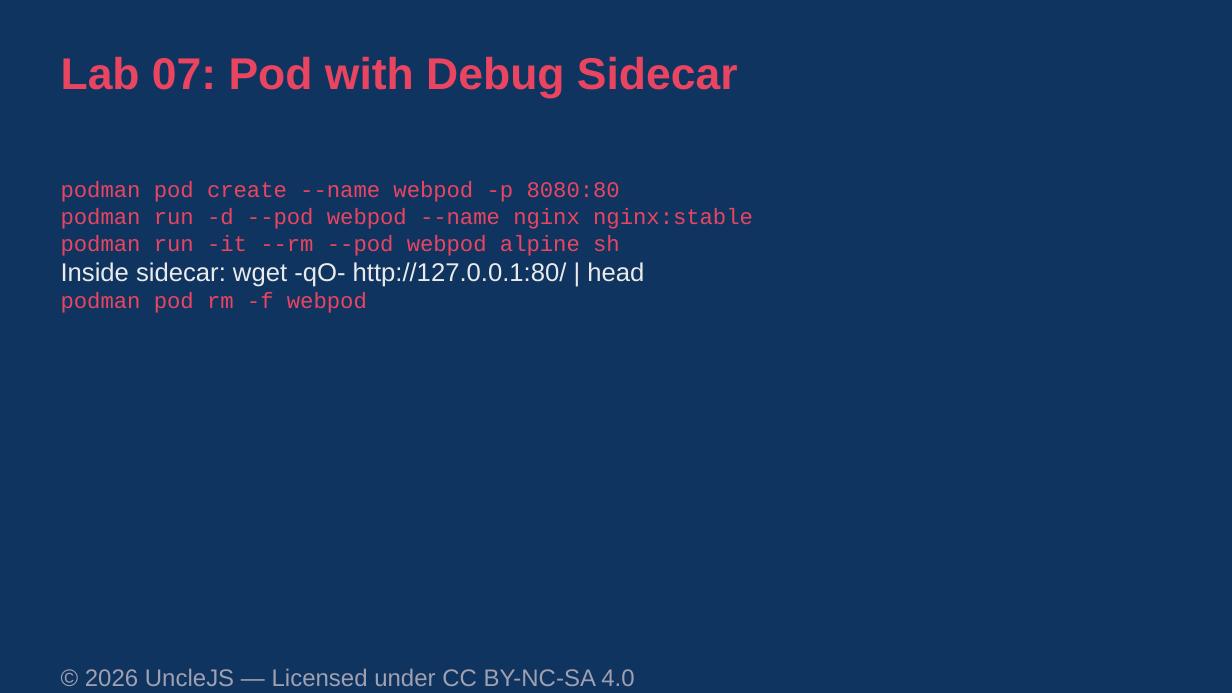
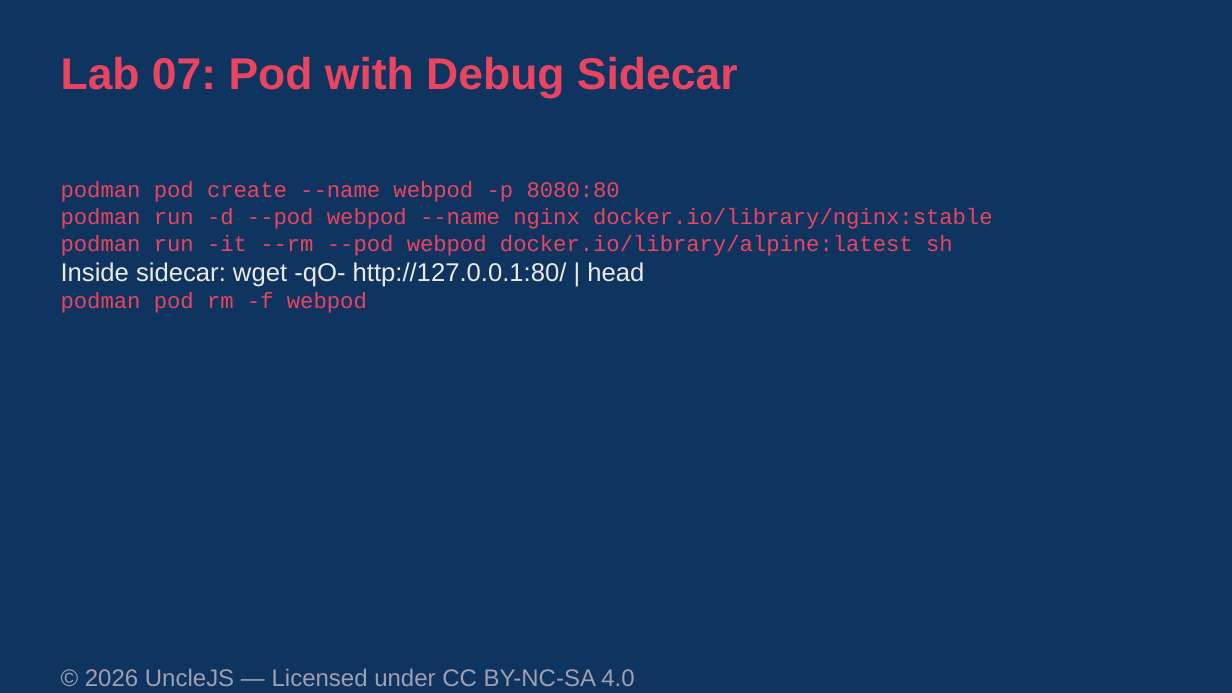
Before and after one commit to UncleJS/course_podman, a slide deck: slide 3 of slides/07-pods.odp. Drawn at 1232x693 pixels with LibreOffice and Linux fonts; fonts in the diff are those of the drawing. Boxes give left, top, right and bottom in pixels: in the first picture for what was removed or moved away, otherwise in the second. Text is boxed around its words. In the diff, an @@ line names an element or a change of style, - is before the commit and + after.

```diff
--- a/slides/07-pods.odp
+++ b/slides/07-pods.odp
@@ text at box(61, 208, 993, 256): text changed @@
-podman run -d --pod webpod --name nginx nginx:stable
-podman run -it --rm --pod webpod alpine sh
+podman run -d --pod webpod --name nginx docker.io/library/nginx:stable
+podman run -it --rm --pod webpod docker.io/library/alpine:latest sh
```
Also in this commit, not shown: 28 other files.
